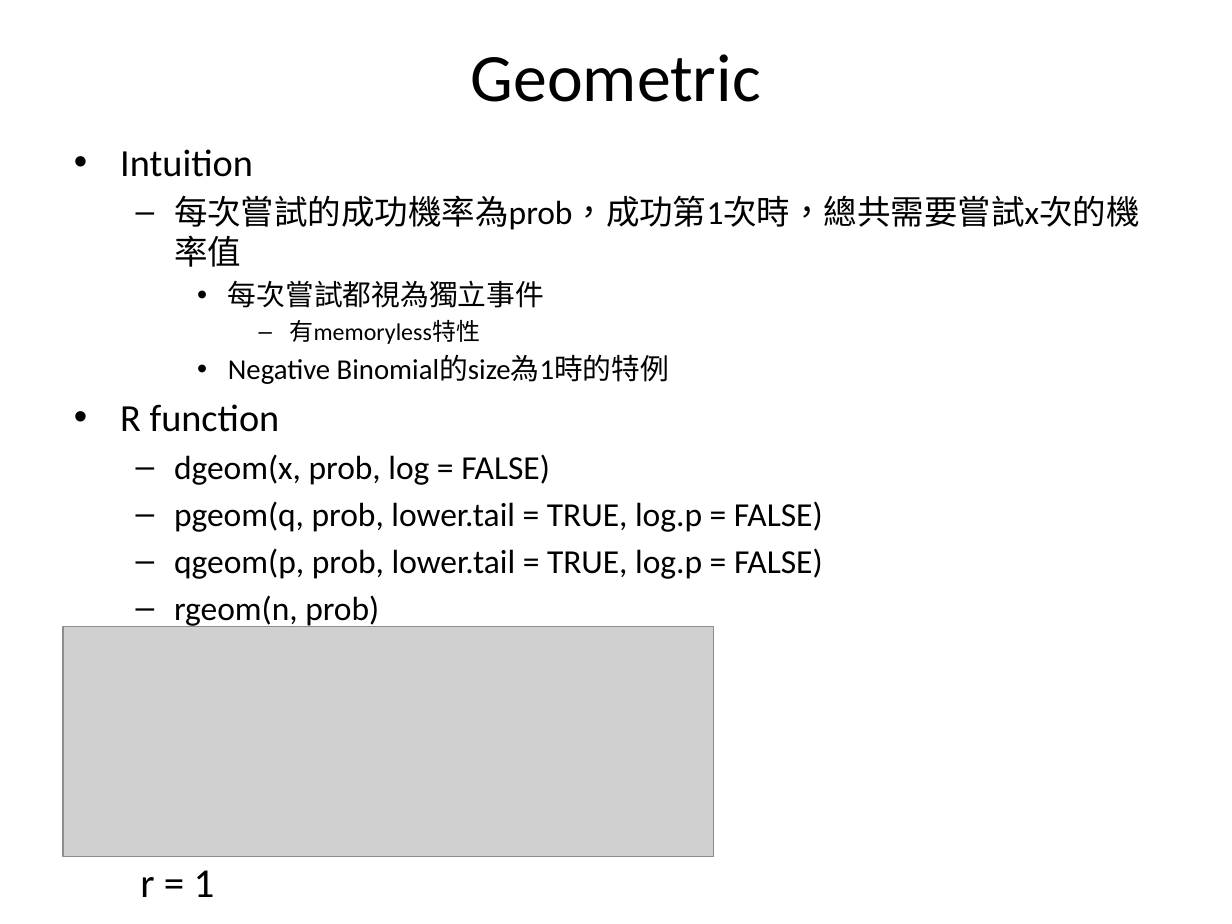
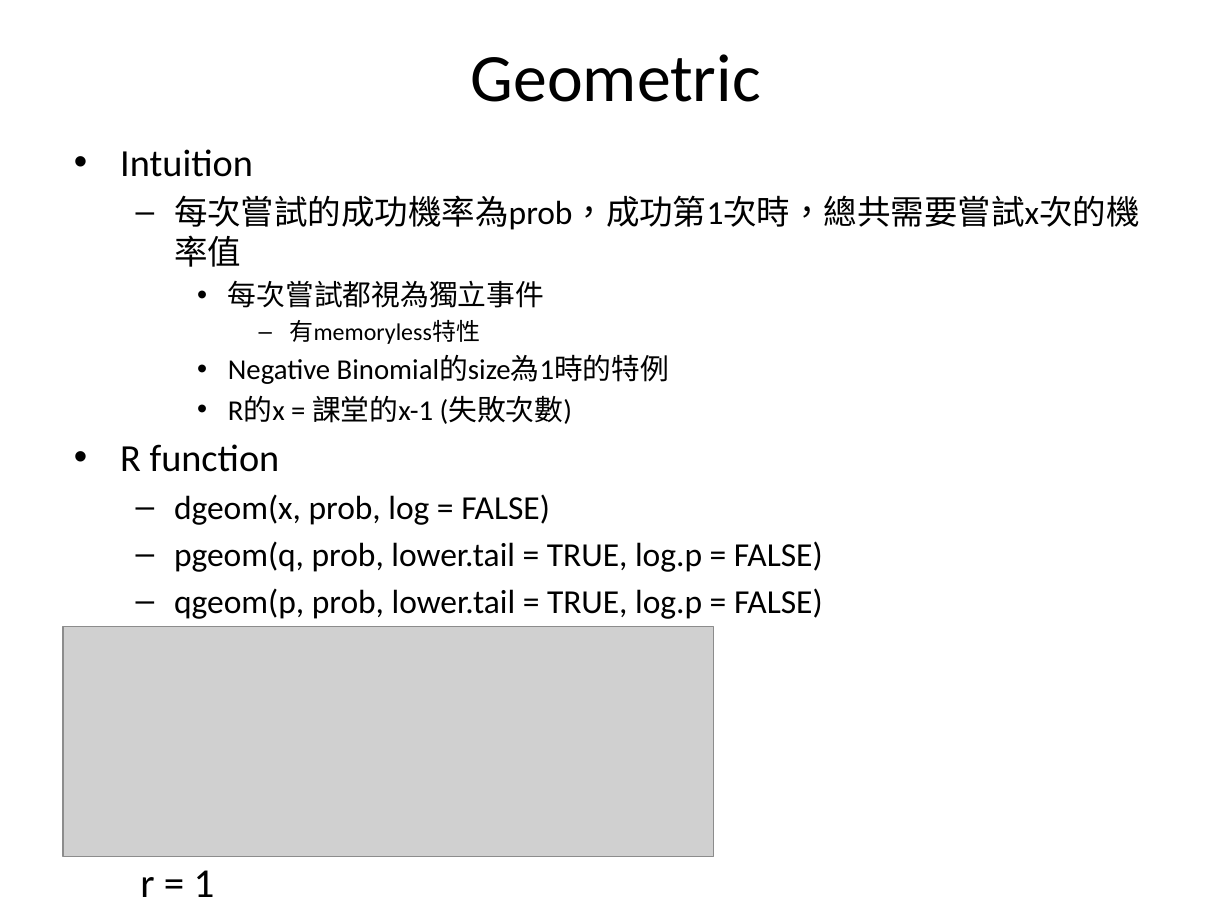
Before and after one commit to fuchingy/data_science, a slide deck: slide 8 of probability/doc/random_variable_distribution.pptx (slide 7 before the commit). Drawn at 1232x924 pixels with LibreOffice and Linux fonts; fonts in the diff are those of the drawing; grey boxes stand for pictures. Boxes give left, top, right and bottom in pixels: in the first picture for what was removed or moved away, otherwise in the second. Text is boxed around its words. In the diff, an @@ line names an element or a change of style, - is before the commit and + after.

```diff
--- a/probability/doc/random_variable_distribution.pptx
+++ b/probability/doc/random_variable_distribution.pptx
@@ text at [228,395,572,424]: paragraph added @@
+    • R的x = 課堂的x-1 (失敗次數)
```
Also in this commit, not shown: 4 other slides changed, 2 slides added, 1 other file.
